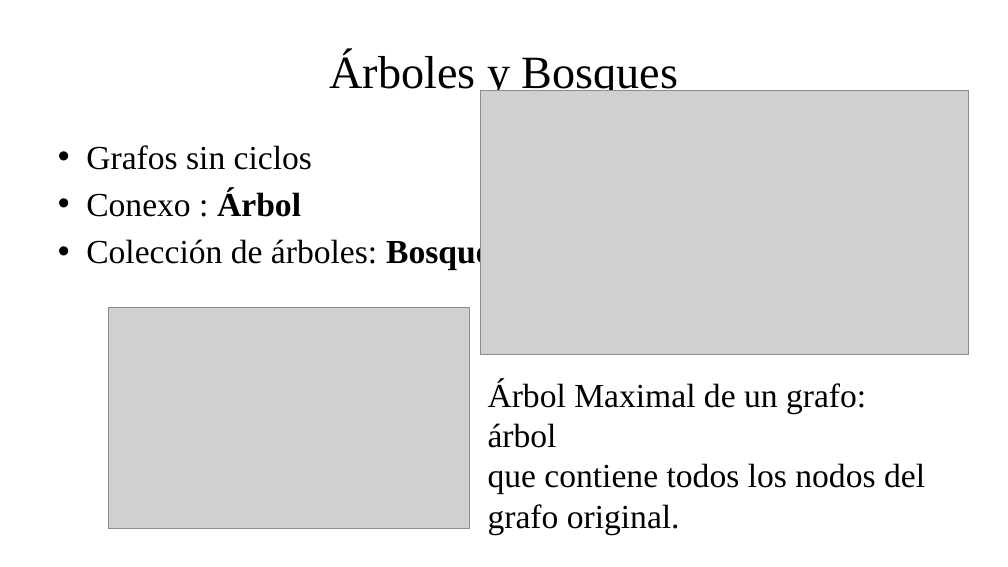
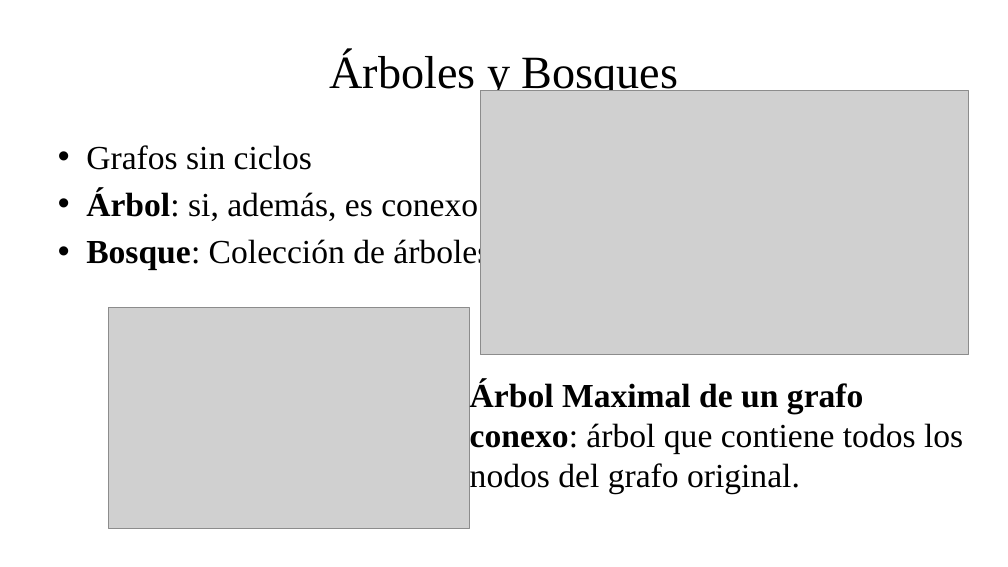
Before and after one commit to fsancho/Modelado-Analisis-Complejidad, a slide deck: slide 9 of Bloque III. RC/III.2. Teoría de Grafos.pptx. Drawn at 1008x567 pixels with LibreOffice and Linux fonts; fonts in the diff are those of the drawing; grey boxes stand for pictures. Boxes give left, top, right and bottom in pixels: in the first picture for what was removed or moved away, otherwise in the second. Text is boxed around its words. In the diff, an @@ line names an element or a change of style, - is before the commit and + after.

```diff
--- a/Bloque III. RC/III.2. Teoría de Grafos.pptx
+++ b/Bloque III. RC/III.2. Teoría de Grafos.pptx
@@ text at box(86, 190, 490, 270): text changed @@
-• Conexo : Árbol
-• Colección de árboles: Bosque
+• Árbol: si, además, es conexo.
+• Bosque: Colección de árboles
@@ text at box(470, 380, 963, 494): text changed @@
-Árbol Maximal de un grafo: árbol
-que contiene todos los nodos del
-grafo original.
+Árbol Maximal de un grafo conexo: árbol que contiene todos los nodos del grafo original.
```
Also in this commit, not shown: 1 other slide changed, 3 other files.
